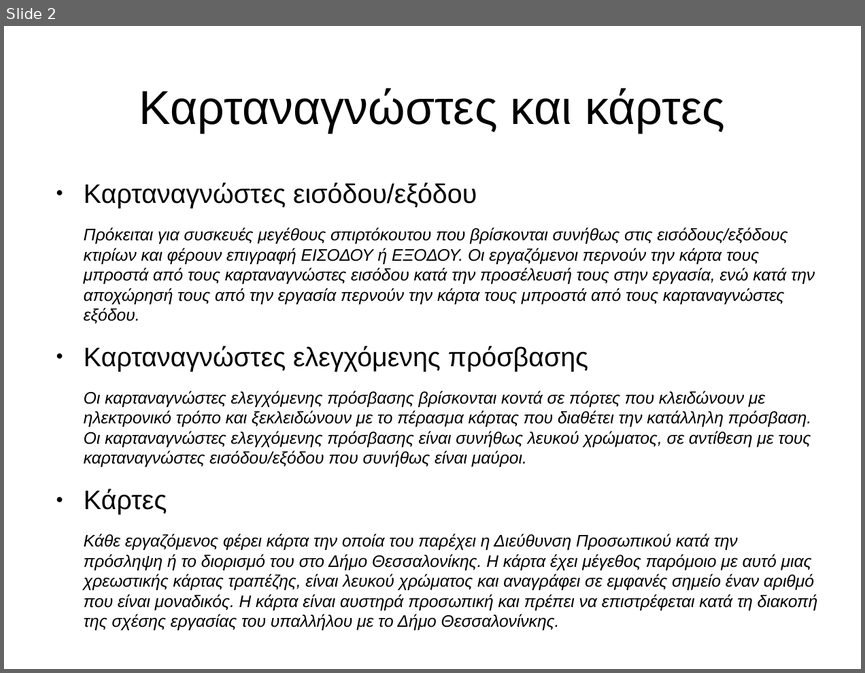
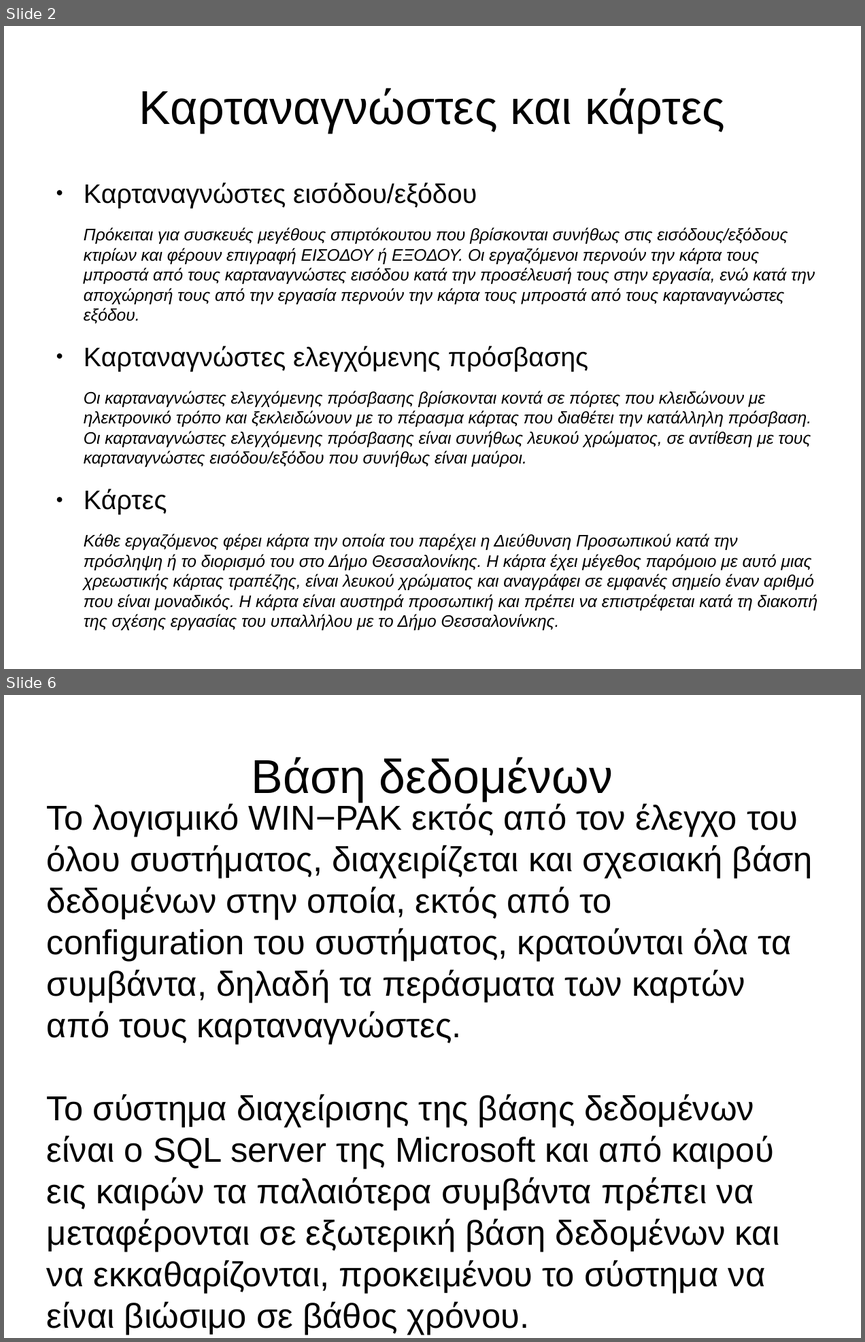
Before and after one commit to panos1962/letrak, a slide deck: misc/isagogi.odp. Shown one above the other, each under a label of ours: slide 2 before the commit, slides 2 and 6 after it; the slides between them are not shown. The pictures are 865x673 and 865x1342 pixels, drawn with LibreOffice and Linux fonts; fonts in the diff are those of the drawing. Boxes give left, top, right and bottom in pixels: in the first picture for what was removed or moved away, otherwise in the second. Text is boxed around its words. In the diff, an @@ line names an element or a change of style, - is before the commit and + after.

```diff
--- a/misc/isagogi.odp
+++ b/misc/isagogi.odp
@@ slide 6 added at (4,695,861,1338), background #FFFFFF @@
@@ title added at (252,757,613,802), 44 pt, text #000000 @@
+Βάση δεδομένων
@@ subtitle added at (47,802,813,1334), 32 pt, text #000000 @@
+Το λογισμικό WIN−PAK εκτός από τον έλεγχο του όλου συστήματος, διαχειρίζεται και σχεσιακή βάση δεδομένων στην οποία, εκτός από το configuration του συστήματος, κρατούνται όλα τα συμβάντα, δηλαδή τα περάσματα των καρτών από τους καρταναγνώστες.
+Το σύστημα διαχείρισης της βάσης δεδομένων είναι ο SQL server της Microsoft και από καιρού εις καιρών τα παλαιότερα συμβάντα πρέπει να μεταφέρονται σε εξωτερική βάση δεδομένων και να εκκαθαρίζονται, προκειμένου το σύστημα να είναι βιώσιμο σε βάθος χρόνου.
```
Also in this commit, not shown: 5 other slides added, 1 other file.
